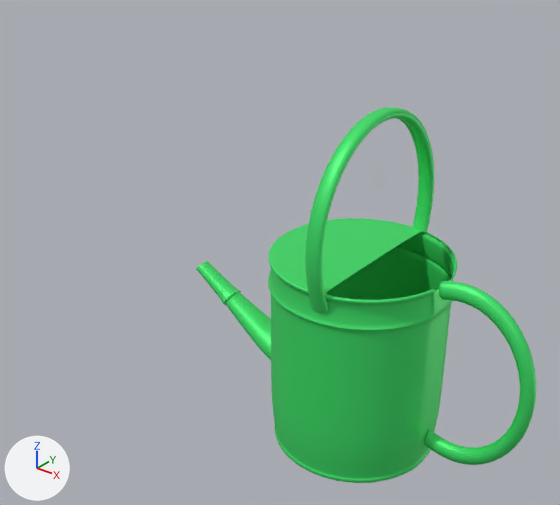
Two versions of the FBX model VrProject/Assets/Agnese/Scenes/Oggetti Fattoria/Annaffiatoio.fbx, one commit apart.
Both versions are drawn from a camera (50 mm lens) standing at (0.331, -0.421, 0.387) and looking at (0.001, -0.008, 0.131). Every picture has the same lights, and +X, +Y and +Z are marked at lower left. Where no turn or scale is listed for an object, it has been applied to the vertices. Vertices at the same position are counted once.

The first picture shows 'part 2'.
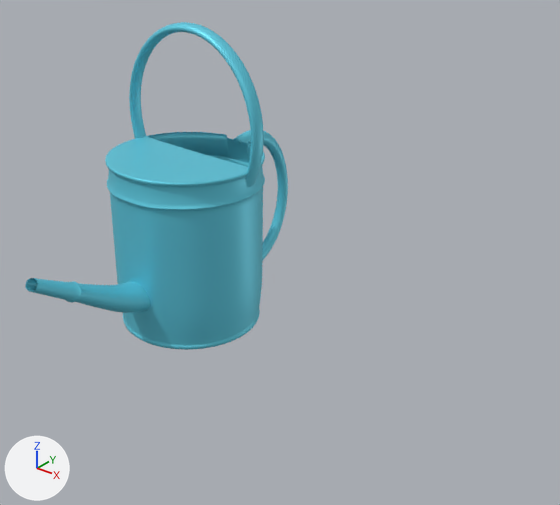
Where the newer file only moved an object's origin or applied its transform, the numbers keep the older frame.

The change, as a list of edits to the scene's bpy script:
```text
Add img_texture_innaffiatoio_png:
    img_texture_innaffiatoio_png = load_image('Texture innaffiatoio.png', '../Texture oggetti/Texture innaffiatoio.png', 2948, 2948, 'sRGB')
Change mat_material_001:
    remove mat_material_001.base_color = (0.0536, 0.8, 0.159)  # green #41e76f
    add mat_material_001.texture = img_texture_innaffiatoio_png
Change me_cylinder_004:
    where me_cylinder_004.from_pydata(...)  # 4726 vertices, 4624 faces; spans x -0.166..0.132, y -0.074..0.074, z 0.0..0.259
    used by ob_part_2; location = (0.0721, 0.0002, -0.0066)
    me_cylinder_004 part 1: the whole mesh is multiplied about its middle by the matrix ((0.008, -1.0, 0.014), (1.0, 0.008, 0.01), (-0.01, 0.014, 1.0)), then moved by (-0.174, 0.001, 0.031)
```

What differs and where, as boxes (x1, y1, x2, y2) in the pictures (560 x 505 px):
'part 2', surface changed, reshaped (23% narrower, 13% shorter): before (196, 107, 536, 483); after (26, 22, 288, 350)
